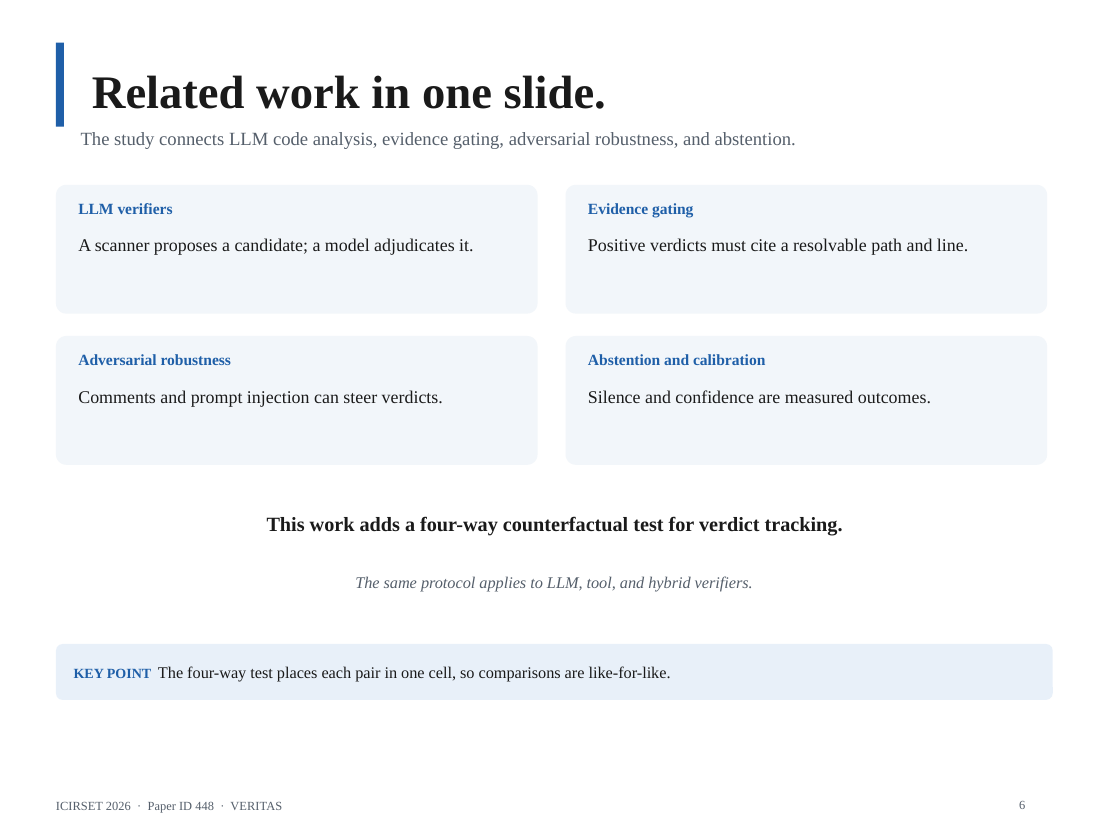
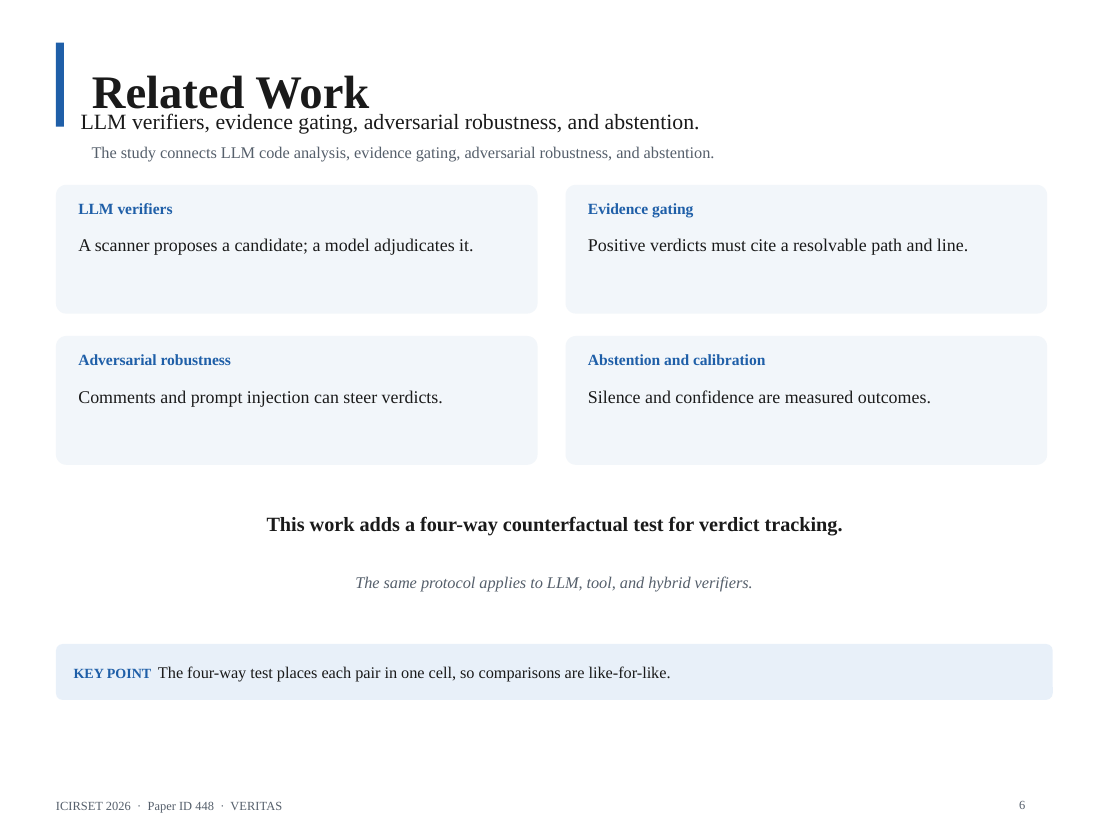
Before and after one commit to AmonWasHere/Proto, a slide deck: slide 6 of paper/ICIRSET-26_VERITAS_Presentation.pptx. Drawn at 1120x840 pixels with LibreOffice and Linux fonts; fonts in the diff are those of the drawing. Boxes give left, top, right and bottom in pixels: in the first picture for what was removed or moved away, otherwise in the second. Text is boxed around its words. In the diff, an @@ line names an element or a change of style, - is before the commit and + after.

Commit message:
Rework slides with section titles matching TOC

```diff
--- a/paper/ICIRSET-26_VERITAS_Presentation.pptx
+++ b/paper/ICIRSET-26_VERITAS_Presentation.pptx
@@ title at bbox=[92, 75, 369, 118]: text changed @@
-Related work in one slide.
+Related Work
@@ text at bbox=[81, 113, 700, 134]: text changed; size 12 to 14 pt; text colour #555F6B to #1A1A1A @@
-The study connects LLM code analysis, evidence gating, adversarial robustness, and abstention.
+LLM verifiers, evidence gating, adversarial robustness, and abstention.
@@ text added at bbox=[92, 146, 715, 162], 10.5 pt, text #555F6B @@
+The study connects LLM code analysis, evidence gating, adversarial robustness, and abstention.
```
Also in this commit, not shown: 15 other slides changed, 1 other file.
